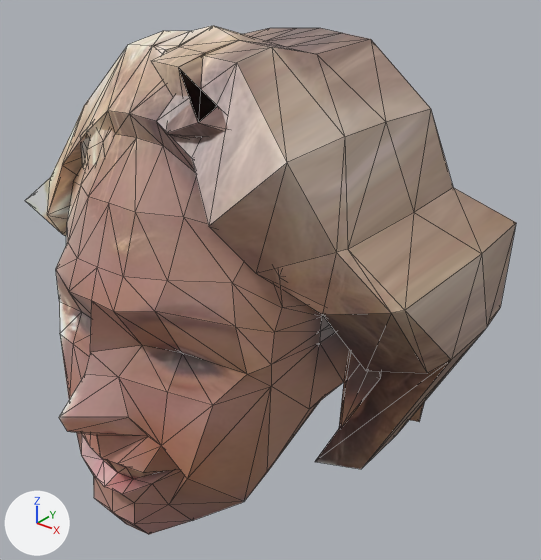
Before and after pictures for a commit that changed the glTF model public/models/nicole.glb.
Before and after are seen from a 50 mm lens placed at (2.11, -2.63, 1.53), pointed at (0.12, -0.13, -0.02). The lights are fixed; the arrows at lower left show +X, +Y and +Z. Mesh edges are drawn as thin lines. Vertices at the same position are counted once.

The older version as bpy lines, for what is in view:
```python
me_cube_001 = bpy.data.meshes.new('Cube.001')
me_cube_001.from_pydata(...)  # 475 vertices, 948 faces; spans x -1.03..1.03, y -1.17..1.08, z -0.95..1.14
me_cube_001.materials.append(mat_material_007)  # picture img_nicole2
ob_nicole = bpy.data.objects.new('Nicole', me_cube_001)
ob_nicole.location = (0.0, -0.114, 0.0)
```
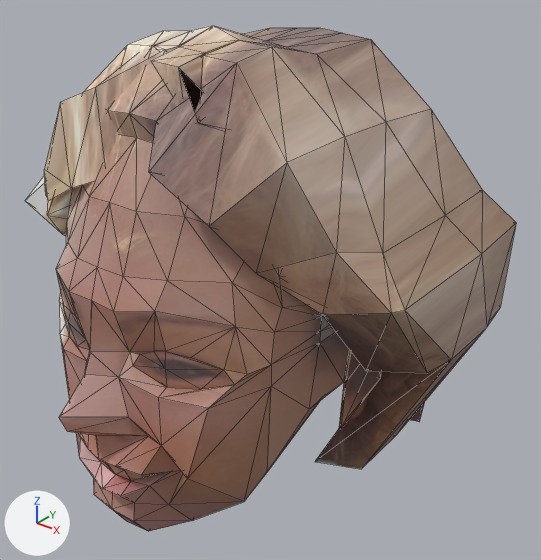
Boxes [x1, y1, x2, y2] around the edits, measured in the pictures (541 x 560 px):
'Nicole', reshaped
    before: [25, 26, 516, 535]
    after: [25, 26, 516, 532]
part 1 of me_cube_001, built on
    before: [56, 45, 516, 535]
    after: [26, 45, 516, 532]
part 2 of me_cube_001, surface changed
    both: [56, 250, 424, 434]

Diff of the bpy script that builds the scene:
```diff
--- a/public/models/nicole.glb.py
+++ b/public/models/nicole.glb.py
@@ me_cube_001 @@
 # used by ob_nicole; location = (0.0, -0.114, 0.0)
-me_cube_001.from_pydata(...)  # 475 vertices, 948 faces; spans x -1.03..1.03, y -1.17..1.08, z -0.95..1.14
+me_cube_001.from_pydata(...)  # 499 vertices, 995 faces; spans x -1.03..1.03, y -1.17..1.08, z -0.93..1.14
+# me_cube_001 part 1
+# 6 vertices are removed from x -0.29..0.29, y -0.92..-0.78, z -0.13..0.0
+# 33 faces are deleted
+# 7 vertices in x -0.14..0.2, y -1.03..-0.91, z -0.64..-0.46 move by (0.0, -0.01, 0.0)
+# 6 vertices in x -0.15..0.34, y -1.0..-0.84, z -0.58..-0.47 move by (0.0, -0.01, -0.01)
+# 3 vertices in x -0.13..0.13, y -0.98..-0.9, z -0.93..-0.82 move by (0.0, 0.0, 0.01)
+# 3 vertices in x -0.13..0.13, y -0.97..-0.91, z -0.95..-0.82 move by (0.0, 0.0, 0.02)
+# 3 vertices in x 0.76..0.79, y -0.41..0.48, z 0.44..0.45 move by (0.11, 0.05, 0.0)
+# 3 vertices in x -0.79..-0.76, y -0.41..0.48, z 0.44..0.45 move by (-0.12, 0.0, 0.0)
+# 14 vertices move from x -0.31..0.45, y -1.01..-0.67, z -0.62..0.76 to x -0.31..0.45, y -1.03..-0.68, z -0.63..0.95
+# 30 vertices are added at x -0.67..0.53, y -0.96..-0.64, z -0.13..0.53
+# 80 new faces join them
+# me_cube_001 part 2: 67 kept faces spanning x -0.83..0.83, y -1.17..0.83, z -0.88..0.41 get new texture (UV) coordinates
 me_cube_001.materials.append(mat_material_007)
```
